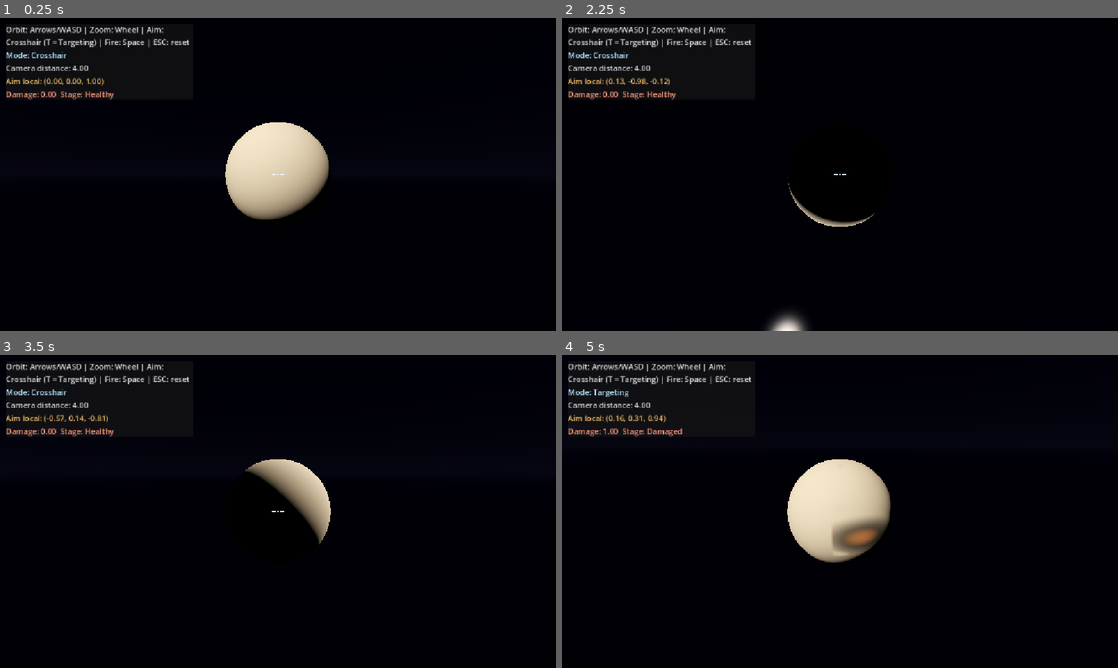
Above: before the commit, frames 1-4 (two rows, left to right).
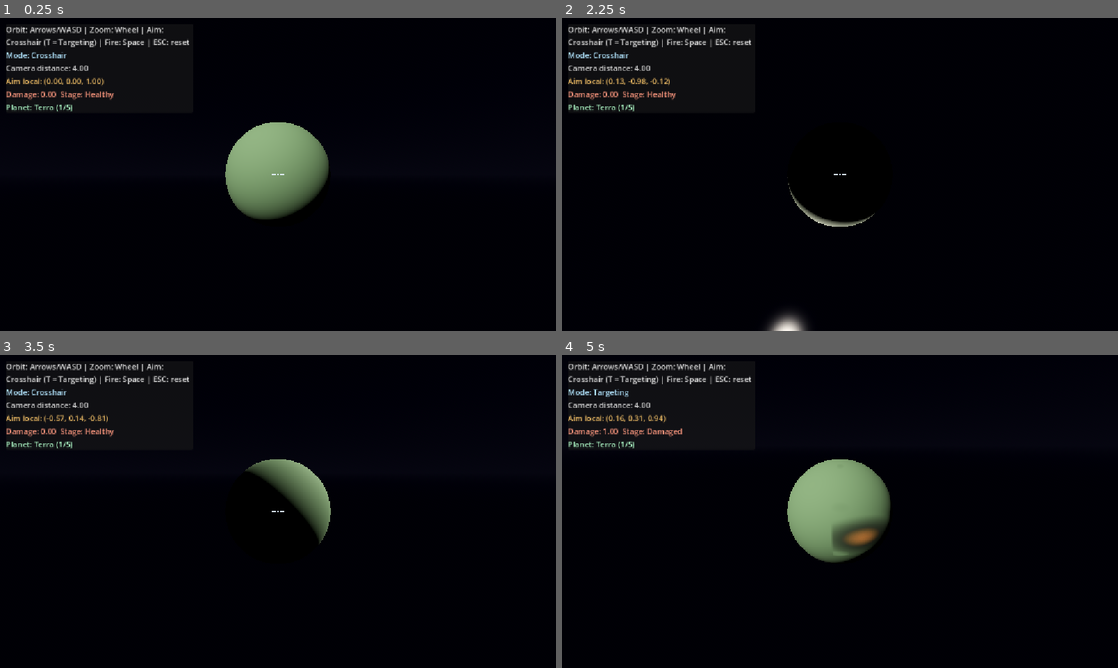
Above: after the commit, the same moments.

Repository: aquatticrose/planetary-destruction
Game: Godot game, scene res://scenes/main/Main.tscn
The game is run twice, just before and just after one commit, with the same random seed, the same clock (stepped at 60 frames per second) and the same inputs. Sound files missing from this copy of the repository are replaced by a short silence.
Inputs (mouse positions are in pixels of both pictures, inside the frame that each line leads up to):
- Up to frame 1 (0.25 s): no input
- Up to frame 2 (2.25 s): tap Enter at 0.5 s; move the mouse to (962, 158) at 0.52 s; hold Right (orbit_right) 0.53-1.28 s; tap S (aim_down) at 0.6 s; click (962, 158) at 0.67 s; move the mouse to (728, 190) at 1.27 s; hold Down (orbit_down) 1.28-2.03 s; tap A (aim_left) at 1.35 s; move the mouse to (895, 105) at 2.02 s; hold Right (orbit_right) from 2.03 s (still down); tap D (aim_right) at 2.1 s
- Up to frame 3 (3.5 s): move the mouse to (250, 574) at 2.77 s; release Right (orbit_right) at 2.78 s; hold Up (orbit_up) from 2.78 s (still down); tap W (aim_up) at 2.85 s; click (250, 574) at 2.92 s
- Up to frame 4 (5 s): move the mouse to (1006, 558) at 3.52 s; release Up (orbit_up) at 3.53 s; hold Space (fire) 3.53-4.28 s; hold Left (orbit_left) from 3.53 s (still down); move the mouse to (673, 464) at 4.27 s; tap T (toggle_aim_mode) at 4.35 s

The runs differ from the first frame. In frame 1, 4.7% of the frame differs, in the area x 1-60%, y 27-65%; in frame 2, 0.3%; in frame 3, 1.9%; in frame 4, 4.8%, in the area x 1-60%, y 27-67%.

Commit message:
feat: phase 5 data-driven planets with runtime presets

Diff:
--- /dev/null
+++ b/data/planet_data.gd
@@ -0,0 +1,27 @@
+class_name PlanetData
+extends Resource
+## Phase 5: reusable data definition for a planet. One Resource per archetype;
+## presets live in res://data/planets/*.tres and are applied via
+## Planet.apply_data(). Physics fields (mass, gravity, rotation_speed) are
+## DATA ONLY for now — Phase 6+ (celestial bodies, gravity, orbits) consumes them.
+
+@export var display_name : String = "Planet"
+@export var radius : float = 1.0
+## Relative mass in Earth masses (consumed by the Phase 7 gravity system).
+@export var mass : float = 1.0
+## Surface gravity in m/s^2 (data only until Phase 7).
+@export var gravity : float = 9.81
+## Self-rotation speed in radians/second (data only until later phases).
+@export var rotation_speed : float = 0.0
+## Mean surface temperature in Kelvin.
+@export var temperature : float = 288.0
+## Relative atmosphere density (1.0 = Earth-like).
+@export var atmosphere_density : float = 1.0
+## e.g. "terrestrial", "icy", "volcanic", "gas".
+@export var surface_type : String = "terrestrial"
+## Short composition string, e.g. "iron/silicate".
+@export var composition : String = "iron/silicate"
+## Seed for future procedural surface/detail generation.
+@export var generation_seed : int = 0
+## Visual look applied to the crater shader material.
+@export var visual : PlanetVisualSettings
--- /dev/null
+++ b/data/planet_visual_settings.gd
@@ -0,0 +1,14 @@
+class_name PlanetVisualSettings
+extends Resource
+## Phase 5: visual look of a planet surface, applied to the crater shader
+## material by the damage system (PlanetDamage.apply_visuals).
+
+@export var base_color : Color = Color(0.82, 0.76, 0.66, 1.0)
+@export var roughness : float = 1.0
+## Colour of the damage ember/glow tint.
+@export var ember_color : Color = Color(0.9, 0.5, 0.2, 1.0)
+@export var ember_strength : float = 0.55
+## Crack "wrinkle" strength of the surface.
+@export var wrinkle_strength : float = 0.35
+## Reserved for future atmosphere rendering (data only for now).
+@export var atmosphere_color : Color = Color(0.45, 0.65, 0.95, 1.0)
--- /dev/null
+++ b/data/planets/glacia.tres
@@ -0,0 +1,27 @@
+[gd_resource type="Resource" script_class="PlanetData" load_steps=4 format=3]
+
+[ext_resource type="Script" path="res://data/planet_data.gd" id="1_pd"]
+[ext_resource type="Script" path="res://data/planet_visual_settings.gd" id="2_vs"]
+
+[sub_resource type="Resource" id="Resource_visual"]
+script = ExtResource("2_vs")
+base_color = Color(0.78, 0.86, 0.93, 1)
+roughness = 0.35
+ember_color = Color(0.55, 0.8, 1.0, 1)
+ember_strength = 0.35
+wrinkle_strength = 0.25
+atmosphere_color = Color(0.6, 0.8, 1.0, 1)
+
+[resource]
+script = ExtResource("1_pd")
+display_name = "Glacia"
+radius = 1.3
+mass = 1.6
+gravity = 11.2
+rotation_speed = 0.08
+temperature = 120.0
+atmosphere_density = 0.5
+surface_type = "icy"
+composition = "water ice/rock"
+generation_seed = 4
+visual = SubResource("Resource_visual")
--- /dev/null
+++ b/data/planets/luna.tres
@@ -0,0 +1,27 @@
+[gd_resource type="Resource" script_class="PlanetData" load_steps=4 format=3]
+
+[ext_resource type="Script" path="res://data/planet_data.gd" id="1_pd"]
+[ext_resource type="Script" path="res://data/planet_visual_settings.gd" id="2_vs"]
+
+[sub_resource type="Resource" id="Resource_visual"]
+script = ExtResource("2_vs")
+base_color = Color(0.55, 0.53, 0.5, 1)
+roughness = 1.0
+ember_color = Color(0.8, 0.6, 0.3, 1)
+ember_strength = 0.3
+wrinkle_strength = 0.45
+atmosphere_color = Color(0.6, 0.6, 0.6, 1)
+
+[resource]
+script = ExtResource("1_pd")
+display_name = "Luna"
+radius = 0.6
+mass = 0.012
+gravity = 1.62
+rotation_speed = 0.0
+temperature = 250.0
+atmosphere_density = 0.0
+surface_type = "barren"
+composition = "silicate regolith"
+generation_seed = 2
+visual = SubResource("Resource_visual")
--- /dev/null
+++ b/data/planets/terra.tres
@@ -0,0 +1,27 @@
+[gd_resource type="Resource" script_class="PlanetData" load_steps=4 format=3]
+
+[ext_resource type="Script" path="res://data/planet_data.gd" id="1_pd"]
+[ext_resource type="Script" path="res://data/planet_visual_settings.gd" id="2_vs"]
+
+[sub_resource type="Resource" id="Resource_visual"]
+script = ExtResource("2_vs")
+base_color = Color(0.38, 0.52, 0.38, 1)
+roughness = 0.9
+ember_color = Color(0.9, 0.5, 0.2, 1)
+ember_strength = 0.55
+wrinkle_strength = 0.35
+atmosphere_color = Color(0.45, 0.65, 0.95, 1)
+
+[resource]
+script = ExtResource("1_pd")
+display_name = "Terra"
+radius = 1.0
+mass = 1.0
+gravity = 9.81
+rotation_speed = 0.05
+temperature = 288.0
+atmosphere_density = 1.0
+surface_type = "terrestrial"
+composition = "iron/silicate"
+generation_seed = 1
+visual = SubResource("Resource_visual")
--- /dev/null
+++ b/data/planets/titanus.tres
@@ -0,0 +1,27 @@
+[gd_resource type="Resource" script_class="PlanetData" load_steps=4 format=3]
+
+[ext_resource type="Script" path="res://data/planet_data.gd" id="1_pd"]
+[ext_resource type="Script" path="res://data/planet_visual_settings.gd" id="2_vs"]
+
+[sub_resource type="Resource" id="Resource_visual"]
+script = ExtResource("2_vs")
+base_color = Color(0.72, 0.62, 0.47, 1)
+roughness = 1.0
+ember_color = Color(0.9, 0.6, 0.3, 1)
+ember_strength = 0.2
+wrinkle_strength = 0.15
+atmosphere_color = Color(0.8, 0.7, 0.5, 1)
+
+[resource]
+script = ExtResource("1_pd")
+display_name = "Titanus"
+radius = 2.2
+mass = 120.0
+gravity = 24.8
+rotation_speed = 0.2
+temperature = 130.0
+atmosphere_density = 4.0
+surface_type = "gas"
+composition = "hydrogen/helium"
+generation_seed = 5
+visual = SubResource("Resource_visual")
--- /dev/null
+++ b/data/planets/vulcanis.tres
@@ -0,0 +1,27 @@
+[gd_resource type="Resource" script_class="PlanetData" load_steps=4 format=3]
+
+[ext_resource type="Script" path="res://data/planet_data.gd" id="1_pd"]
+[ext_resource type="Script" path="res://data/planet_visual_settings.gd" id="2_vs"]
+
+[sub_resource type="Resource" id="Resource_visual"]
+script = ExtResource("2_vs")
+base_color = Color(0.24, 0.19, 0.16, 1)
+roughness = 0.95
+ember_color = Color(1.0, 0.3, 0.1, 1)
+ember_strength = 1.4
+wrinkle_strength = 0.55
+atmosphere_color = Color(0.9, 0.4, 0.2, 1)
+
+[resource]
+script = ExtResource("1_pd")
+display_name = "Vulcanis"
+radius = 0.9
+mass = 0.8
+gravity = 8.9
+rotation_speed = 0.02
+temperature = 740.0
+atmosphere_density = 0.3
+surface_type = "volcanic"
+composition = "basalt/iron"
+generation_seed = 3
+visual = SubResource("Resource_visual")
--- a/project.godot
+++ b/project.godot
@@ -91,6 +91,31 @@
 "events": [Object(InputEventKey,"resource_local_to_scene":false,"resource_name":"","device":-1,"window_id":0,"alt_press …(192 unchanged characters)…
 ]
 }
+preset_1={
+"deadzone": 0.5,
+"events": [Object(InputEventKey,"resource_local_to_scene":false,"resource_name":"","device":-1,"window_id":0,"alt_pressed":false,"shift_pressed":false,"ctrl_pressed":false,"meta_pressed":false,"pressed":false,"keycode":0,"physical_keycode":49,"key_label":0,"unicode":49,"location":0,"echo":false,"script":null)
+]
+}
+preset_2={
+"deadzone": 0.5,
+"events": [Object(InputEventKey,"resource_local_to_scene":false,"resource_name":"","device":-1,"window_id":0,"alt_pressed":false,"shift_pressed":false,"ctrl_pressed":false,"meta_pressed":false,"pressed":false,"keycode":0,"physical_keycode":50,"key_label":0,"unicode":50,"location":0,"echo":false,"script":null)
+]
+}
+preset_3={
+"deadzone": 0.5,
+"events": [Object(InputEventKey,"resource_local_to_scene":false,"resource_name":"","device":-1,"window_id":0,"alt_pressed":false,"shift_pressed":false,"ctrl_pressed":false,"meta_pressed":false,"pressed":false,"keycode":0,"physical_keycode":51,"key_label":0,"unicode":51,"location":0,"echo":false,"script":null)
+]
+}
+preset_4={
+"deadzone": 0.5,
+"events": [Object(InputEventKey,"resource_local_to_scene":false,"resource_name":"","device":-1,"window_id":0,"alt_pressed":false,"shift_pressed":false,"ctrl_pressed":false,"meta_pressed":false,"pressed":false,"keycode":0,"physical_keycode":52,"key_label":0,"unicode":52,"location":0,"echo":false,"script":null)
+]
+}
+preset_5={
+"deadzone": 0.5,
+"events": [Object(InputEventKey,"resource_local_to_scene":false,"resource_name":"","device":-1,"window_id":0,"alt_pressed":false,"shift_pressed":false,"ctrl_pressed":false,"meta_pressed":false,"pressed":false,"keycode":0,"physical_keycode":53,"key_label":0,"unicode":53,"location":0,"echo":false,"script":null)
+]
+}
 
 [physics]
 
--- a/scenes/main/Main.tscn
+++ b/scenes/main/Main.tscn
@@ -16,6 +16,12 @@
 [ext_resource type="AudioStream" path="res://assets/audio/impact/heavy-impact.mp3" id="14_impact2"]
 [ext_resource type="AudioStream" path="res://assets/audio/impact/deep-heavy-impact.mp3" id="15_impact3"]
 [ext_resource type="Script" path="res://scripts/ui/crosshair_ui.gd" id="16_crossui"]
+[ext_resource type="Script" path="res://scripts/core/planet_selector.gd" id="17_selector"]
+[ext_resource type="Resource" path="res://data/planets/terra.tres" id="18_terra"]
+[ext_resource type="Resource" path="res://data/planets/luna.tres" id="19_luna"]
+[ext_resource type="Resource" path="res://data/planets/vulcanis.tres" id="20_vulcanis"]
+[ext_resource type="Resource" path="res://data/planets/glacia.tres" id="21_glacia"]
+[ext_resource type="Resource" path="res://data/planets/titanus.tres" id="22_titanus"]
 
 [sub_resource type="ProceduralSkyMaterial" id="ProceduralSkyMaterial_space"]
 sky_top_color = Color(0.02,0.02,0.04,1.0)
@@ -78,6 +84,11 @@
 script = ExtResource("10_soundbank")
 streams = Array[AudioStream]([ExtResource("13_impact1"), ExtResource("14_impact2"), ExtResource("15_impact3")])
 
+[node name="PlanetSelector" type="Node3D" parent="."]
+script = ExtResource("17_selector")
+planet_path = NodePath("../Planet")
+presets = Array[PlanetData]([ExtResource("18_terra"), ExtResource("19_luna"), ExtResource("20_vulcanis"), ExtResource("21_glacia"), ExtResource("22_titanus")])
+
 [node name="Camera" type="Camera3D" parent="."]
 current = true
 script = ExtResource("2_camera")
@@ -107,6 +118,7 @@
 aim_path = NodePath("../../Aim")
 coordinator_path = NodePath("../../Interaction")
 damage_path = NodePath("../../Planet/DamageSystem")
+selector_path = NodePath("../../PlanetSelector")
 
 [node name="Panel" type="PanelContainer" parent="UI/Overlay"]
 offset_left = 12.0
@@ -141,3 +153,8 @@
 unique_name_in_owner = true
 text = "Damage: 0.00  Stage: Healthy"
 modulate = Color(1.0,0.6,0.5,1.0)
+
+[node name="PresetLabel" type="Label" parent="UI/Overlay/Panel/VBox"]
+unique_name_in_owner = true
+text = "Planet: -"
+modulate = Color(0.7,1.0,0.8,1.0)
--- a/scripts/core/planet_camera_controller.gd
+++ b/scripts/core/planet_camera_controller.gd
@@ -22,16 +22,27 @@
 var pitch : float =	0.0
 
 
+## Effective zoom limits, re-derived from the planet radius every frame so
+## data-driven preset switching (Phase 5) re-clamps the camera instantly.
+var _eff_min : float = 2.2
+var _eff_max : float = 12.0
+
+
 func _ready() -> void:
 	if not planet_path.is_empty():
 		_planet = get_node_or_null(planet_path) as Node3D
-		if _planet != null:
-			planet_radius = float(_planet.get("radius"))
-	## Keep the zooming base level above the surface and sane upper bound..
-	min_distance = max(min_distance, planet_radius +	1.2)
-	max_distance = max(max_distance, min_distance +	0.5)
-	distance = clampf(distance, min_distance, max_distance)
+	_refresh_limits()
+	distance = clampf(distance, _eff_min, _eff_max)
 	_update_camera()
+
+
+## Keeps min distance above the (current) surface and max sane; radius follows
+## the active PlanetData preset.
+func _refresh_limits() -> void:
+	if _planet != null:
+		planet_radius = float(_planet.get("radius"))
+	_eff_min = maxf(min_distance, planet_radius + 1.2)
+	_eff_max = maxf(max_distance, _eff_min + 0.5)
 
 
 ## When true (CROSSHAIR aim mode), WASD also orbits the camera, so aiming and
@@ -40,6 +51,7 @@
 var wasd_enabled : bool = false
 
 func _process(delta : float) -> void:
+	_refresh_limits()
 	var horizontal := Input.get_axis("orbit_left", "orbit_right")
 	var vertical := Input.get_axis("orbit_down", "orbit_up")
 	if wasd_enabled:
@@ -65,7 +77,7 @@
 
 
 func _update_camera() -> void:
-	distance = clampf(distance, min_distance, max_distance)
+	distance = clampf(distance, _eff_min, _eff_max)
 	var cp := cos(pitch)
 	var offset := distance * Vector3(cp * sin(yaw), sin(pitch), cp * cos(yaw))
 	global_position = target + offset
--- /dev/null
+++ b/scripts/core/planet_selector.gd
@@ -0,0 +1,33 @@
+extends Node3D
+## Phase 5 sandbox: swap the planet's PlanetData preset at runtime with keys 1-5.
+## Owns no planet behaviour — it only forwards a preset to Planet.apply_data().
+
+@export var planet_path : NodePath
+@export var presets : Array[PlanetData] = []
+
+var current_index : int = -1
+var _planet : Node3D
+
+
+func _ready() -> void:
+	_planet = get_node_or_null(planet_path)
+	# Start the sandbox data-driven with the first preset.
+	if not presets.is_empty():
+		apply_preset(0)
+
+
+func _unhandled_input(event : InputEvent) -> void:
+	for i in presets.size():
+		if event.is_action_pressed("preset_%d" % (i + 1)):
+			apply_preset(i)
+			return
+
+
+func apply_preset(index : int) -> void:
+	if index < 0 or index >= presets.size() or _planet == null:
+		return
+	var preset := presets[index]
+	if _planet.has_method("apply_data"):
+		_planet.apply_data(preset)
+	current_index = index
+	DebugLog.info("Preset applied: %s" % preset.display_name)
--- a/scripts/planet/planet.gd
+++ b/scripts/planet/planet.gd
@@ -1,10 +1,54 @@
 extends Node3D
 ## Reusable planet node.
-## Phase 1: holds the core planet data (radius) that younger systems (orbit, gravity,
-## destruction) reference. Appearance comes from the child Surface + DamageSystem.
-## There is no physics or rotation yet; that arrives in later phases.
+## Phase 5: data-driven. A PlanetData Resource (radius, physics stats, visual
+## settings, generation seed) defines the planet; apply_data() applies it to the
+## surface mesh, collider and damage-shader visuals. mass/gravity/rotation_speed
+## are carried as DATA ONLY — simulation (Phase 6+) will consume them later.
+## Appearance comes from the child Surface + DamageSystem.
 
 @export var radius: float = 1.0
+## Active preset. Assign in the editor, or call apply_data() at runtime (keys 1-5).
+@export var data : Resource
+
+
+func _ready() -> void:
+	if data != null:
+		apply_data(data)
+
+
+## Phase 5: apply a PlanetData preset to this planet (size + visuals).
+func apply_data(preset : PlanetData) -> void:
+	if preset == null:
+		return
+	data = preset
+	radius = maxf(0.05, preset.radius)
+	_apply_size()
+	var damage := get_node_or_null("DamageSystem")
+	if damage != null and preset.visual != null and damage.has_method("apply_visuals"):
+		damage.apply_visuals(preset.visual)
+	DebugLog.info("Planet data applied: %s (radius %.2f)" % [preset.display_name, radius])
+
+
+## Resizes the surface mesh and collider to the current radius. The resources
+## are duplicated first so several planet instances can never share/overwrite.
+func _apply_size() -> void:
+	var surface := get_node_or_null("Surface") as MeshInstance3D
+	if surface != null:
+		var mesh := surface.mesh as SphereMesh
+		if mesh != null:
+			if not mesh.resource_local_to_scene:
+				mesh = mesh.duplicate()
+				surface.mesh = mesh
+			mesh.radius = radius
+			mesh.height = radius * 2.0
+	var shape_node := get_node_or_null("Collider/Shape") as CollisionShape3D
+	if shape_node != null:
+		var shape := shape_node.shape as SphereShape3D
+		if shape != null:
+			if not shape.resource_local_to_scene:
+				shape = shape.duplicate()
+				shape_node.shape = shape
+			shape.radius = radius
 
 
 ## Converts a planet-local position (origin at the planet centre) to world space.
--- a/scripts/planet/planet_damage.gd
+++ b/scripts/planet/planet_damage.gd
@@ -25,6 +25,8 @@
 
 var _surface : MeshInstance3D
 var _map : DamageMap
+var _material : ShaderMaterial
+var _visual : Resource
 
 var damage_total : float = 0.0
 var stage : int = STAGE_HEALTHY
@@ -37,7 +39,7 @@
 		if impactor != null:
 			impactor.impact_applied.connect(_on_impact_applied)
 	_surface = get_node_or_null(surface_path) as MeshInstance3D
-	_reset_material()
+	_ensure_material()
 
 
 ## Receives ImpactData emitted by the firing controller and applies it to this planet.
@@ -61,7 +63,7 @@
 	var uv := _local_to_uv(local_pos)
 	_map.add_damage(uv, radius, strength)
 	_map.texture_update()
-	_reset_material()
+	_ensure_material()
 	damage_total = _map.total_damage
 	_update_stage()
 	planet_damaged.emit(world_pos, damage_total)
@@ -78,14 +80,35 @@
 	return Vector2(u, 0.5 + (lat / PI) * DAMAGE_UV_SCALE)
 
 
-## Builds the shader material with a fresh damage texture and assigns it to the surface.
-func _reset_material() -> void:
+## Ensures the surface uses one cached crater material. Created once; later
+## calls only refresh the damage texture, so data-driven visual params (Phase 5)
+## survive impacts.
+func _ensure_material() -> void:
 	if _surface == null or _map == null:
 		return
-	var mat := ShaderMaterial.new()
-	mat.shader = load("res://shaders/planet_damage.gdshader") as Shader
-	mat.set_shader_parameter("damage_tex", _map.texture)
-	_surface.set_surface_override_material(0, mat)
+	if _material == null:
+		_material = ShaderMaterial.new()
+		_material.shader = load("res://shaders/planet_damage.gdshader") as Shader
+		_apply_visual_params()
+		_surface.set_surface_override_material(0, _material)
+	_material.set_shader_parameter("damage_tex", _map.texture)
+
+
+## Phase 5: applies PlanetVisualSettings (from PlanetData) to the crater material.
+func apply_visuals(visual : Resource) -> void:
+	_visual = visual
+	if _material != null:
+		_apply_visual_params()
+
+
+func _apply_visual_params() -> void:
+	if _material == null or _visual == null:
+		return
+	_material.set_shader_parameter("base_color", _visual.get("base_color"))
+	_material.set_shader_parameter("roughness", float(_visual.get("roughness")))
+	_material.set_shader_parameter("ember_color", _visual.get("ember_color"))
+	_material.set_shader_parameter("ember_strength", float(_visual.get("ember_strength")))
+	_material.set_shader_parameter("wrinkle_strength", float(_visual.get("wrinkle_strength")))
 
 
 func _update_stage() -> void:
--- a/scripts/ui/overlay.gd
+++ b/scripts/ui/overlay.gd
@@ -8,6 +8,8 @@
 @export var aim_path : NodePath
 @export var coordinator_path : NodePath
 @export var damage_path : NodePath
+## Phase 5: preset selector, for the planet-name readout.
+@export var selector_path : NodePath
 
 const MODE_NAMES : Array[String] = ["Crosshair", "Targeting"]
 const STAGE_NAMES : Array[String] = ["Healthy", "Damaged", "Cracked", "Critical"]
@@ -16,12 +18,14 @@
 @onready var _info_label : Label = %InfoLabel
 @onready var _aim_label : Label = %TargetLabel
 @onready var _damage_label : Label = %DamageLabel
+@onready var _preset_label : Label = %PresetLabel
 
 var _camera : Camera3D
 var _planet : Node3D
 var _aim : Node3D
 var _coordinator : Node
 var _damage : Node
+var _selector : Node
 
 
 func _ready() -> void:
@@ -30,6 +34,7 @@
 	_aim = get_node_or_null(aim_path)
 	_coordinator = get_node_or_null(coordinator_path)
 	_damage = get_node_or_null(damage_path)
+	_selector = get_node_or_null(selector_path)
 
 
 func _process(_delta : float) -> void:
@@ -46,6 +51,12 @@
 		var total := float(_damage.get("damage_total"))
 		var stage_name : String = STAGE_NAMES[clampi(stage, 0, STAGE_NAMES.size() - 1)]
 		_damage_label.text = "Damage: %.2f  Stage: %s" % [total, stage_name]
+	if _selector != null:
+		var idx : int = _selector.get("current_index")
+		var presets : Array = _selector.get("presets")
+		if idx >= 0 and idx < presets.size():
+			var pdata : Resource = presets[idx]
+			_preset_label.text = "Planet: %s (%d/%d)" % [pdata.get("display_name"), idx + 1, presets.size()]
 
 
 func _mode_name(mode : int) -> String:
--- a/shaders/planet_damage.gdshader
+++ b/shaders/planet_damage.gdshader
@@ -7,10 +7,14 @@
 uniform sampler2D damage_tex : filter_linear_mipmap;
 uniform float damage_scale : hint_range(0.0, 8.0) = 1.0;
 uniform float wrinkle_strength : hint_range(0.0, 2.0) = 0.35;
+// Phase 5: data-driven surface look (defaults keep the Phase 4 warm-rock look).
+uniform vec3 base_color = vec3(0.82, 0.76, 0.66);
+uniform float roughness : hint_range(0.0, 1.0) = 1.0;
+uniform vec3 ember_color = vec3(0.9, 0.5, 0.2);
+uniform float ember_strength : hint_range(0.0, 4.0) = 0.55;
 
 void fragment() {
-	// Base colour: a warm rock.
-	vec3 base = vec3(0.82, 0.76, 0.66);
+	vec3 base = base_color;
 
 	// Darken toward the crater core, brighten a rim ring with an ember hint.
 	float factor = texture(damage_tex, UV).r;
@@ -21,10 +25,11 @@
 
 	// Ember tint for fresh, heavily damaged craters.
 	float ember = smoothstep(0.60, 1.0, d);
-	albedo += vec3(0.6, 0.28, 0.10) * ember * 0.35;
+	albedo += ember_color * ember * 0.35;
 
 	ALBEDO = albedo;
-	EMISSION = vec3(0.9, 0.5, 0.2) * ember * 0.55;
+	ROUGHNESS = roughness;
+	EMISSION = ember_color * ember * ember_strength;
 
 	// Crack/wrinkle channel: brighten normal variation near craters for a broken look.
 	float w = texture(damage_tex, UV * 4.0).g;
Not shown, added: data/planet_data.gd.uid
Not shown, added: data/planet_visual_settings.gd.uid
Not shown: 1 places in scenes/main/Main.tscn that only renumber resources
Not shown, added: scripts/core/planet_selector.gd.uid
